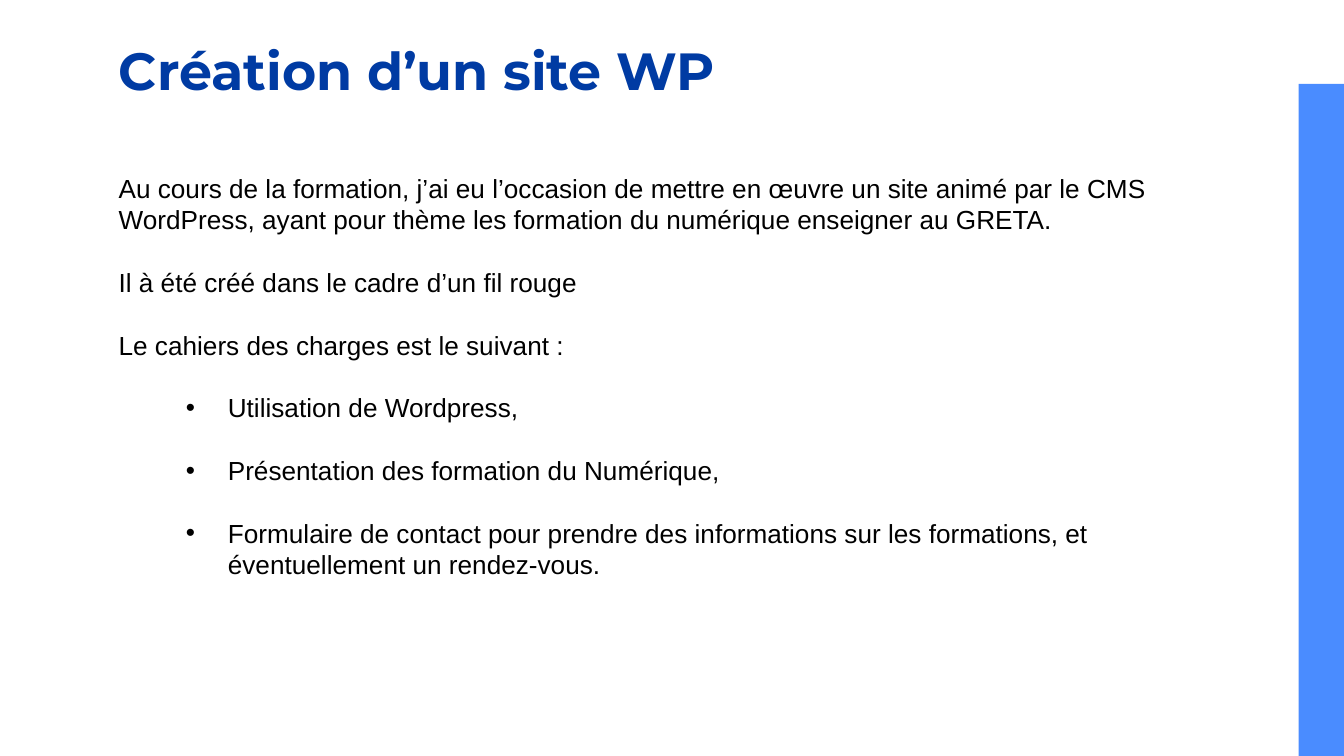
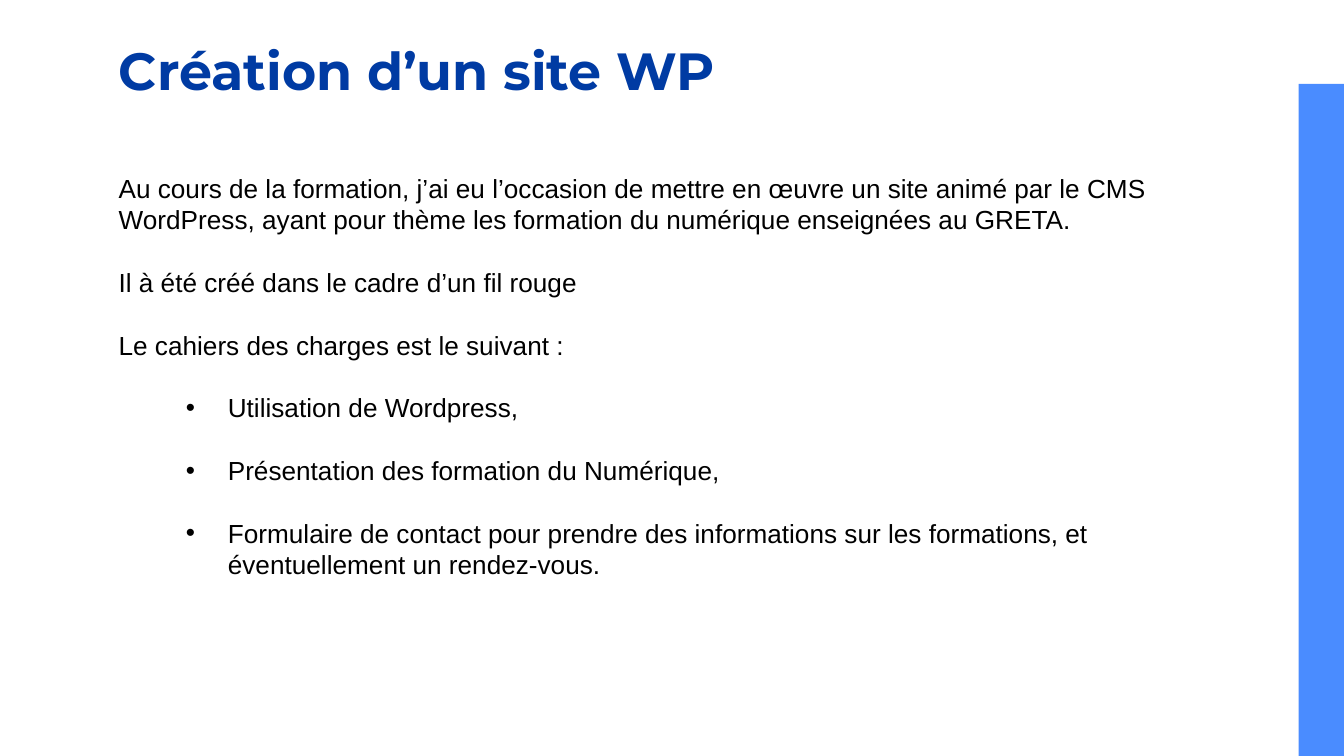
Before and after one commit to erbossu/Titre-DWWM-2021, a slide deck: slide 36 of Présentation DWWM v2.pptx. Drawn at 1344x756 pixels with LibreOffice and Linux fonts; fonts in the diff are those of the drawing. Boxes give left, top, right and bottom in pixels: in the first picture for what was removed or moved away, otherwise in the second. Text is boxed around its words. In the diff, an @@ line names an element or a change of style, - is before the commit and + after.

```diff
--- a/Présentation DWWM v2.pptx
+++ b/Présentation DWWM v2.pptx
@@ text at <box>119,178,1145,235</box>: text changed @@
-Au cours de la formation, j’ai eu l’occasion de mettre en œuvre un site animé par le CMS WordPress, ayant pour thème les formation du numérique enseigner au GRETA.
+Au cours de la formation, j’ai eu l’occasion de mettre en œuvre un site animé par le CMS WordPress, ayant pour thème les formation du numérique enseignées au GRETA.
```
Also in this commit, not shown: 3 other slides changed, 2 other files.
